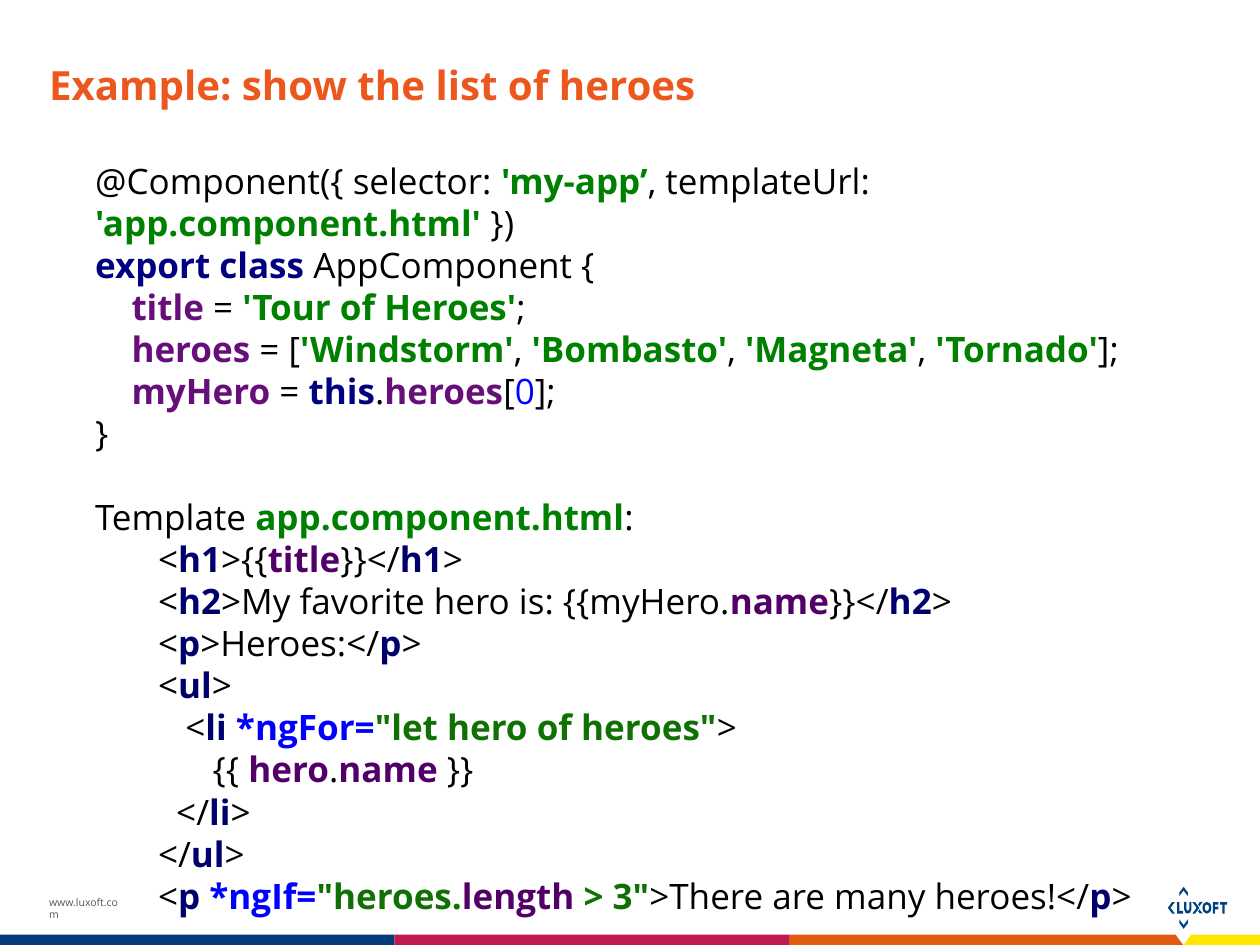
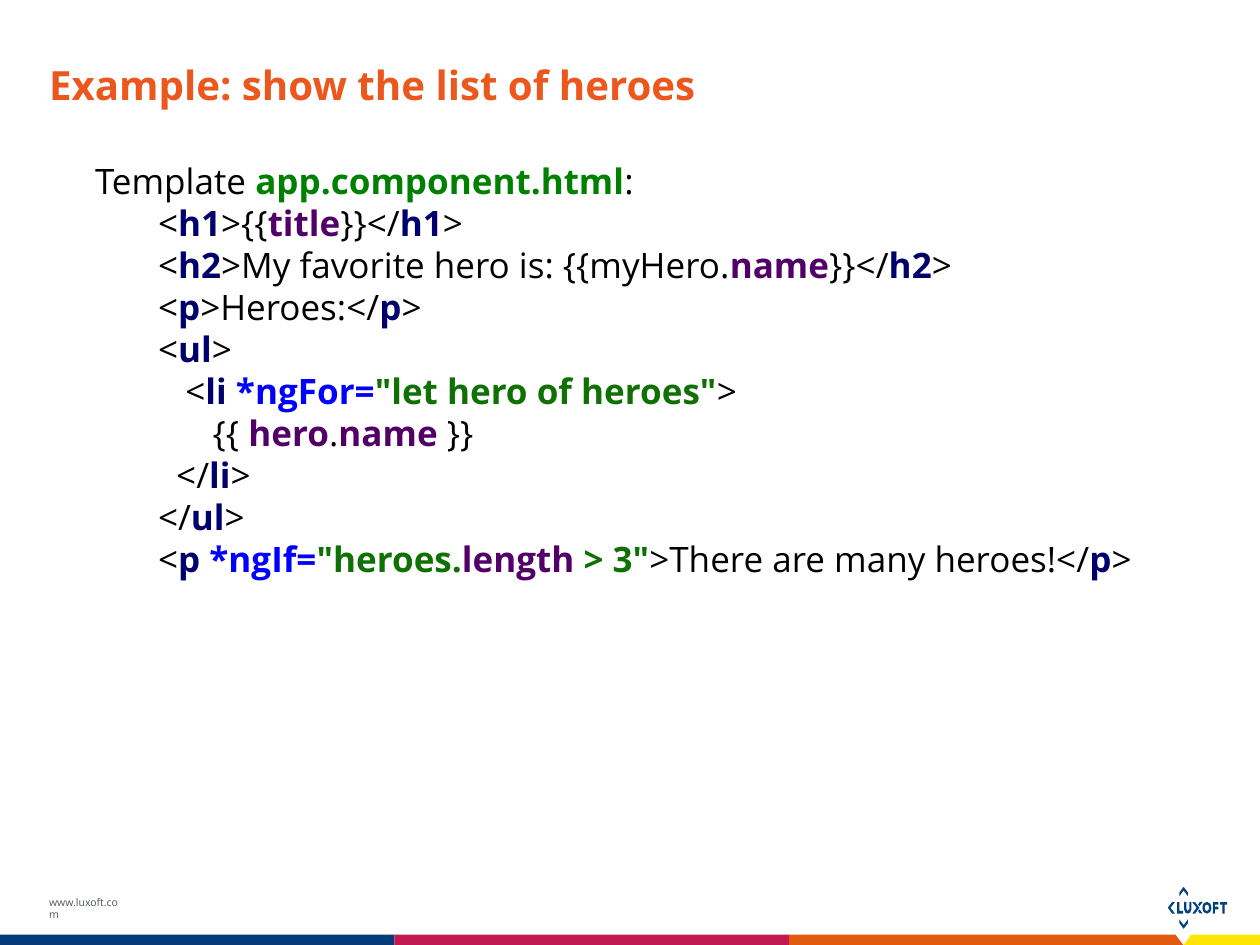
Before and after one commit to Dmdv/A2Course, a slide deck: slide 8 of Docs/angular2_components.pptx (slide 10 before the commit). Drawn at 1260x945 pixels with LibreOffice and Linux fonts; fonts in the diff are those of the drawing. Boxes give left, top, right and bottom in pixels: in the first picture for what was removed or moved away, otherwise in the second. Text is boxed around its words. In the diff, an @@ line names an element or a change of style, - is before the commit and + after.

```diff
--- a/Docs/angular2_components.pptx
+++ b/Docs/angular2_components.pptx
@@ text at <box>95,167,1118,413</box>: paragraph removed @@
-@Component({ selector: 'my-app’, templateUrl: 'app.component.html' })
-export class AppComponent {
-title = 'Tour of Heroes';
-heroes = ['Windstorm', 'Bombasto', 'Magneta', 'Tornado'];
-myHero = this.heroes[0];
-}
```
Also in this commit, not shown: 8 other slides changed, 2 slides removed, 3 other files.
